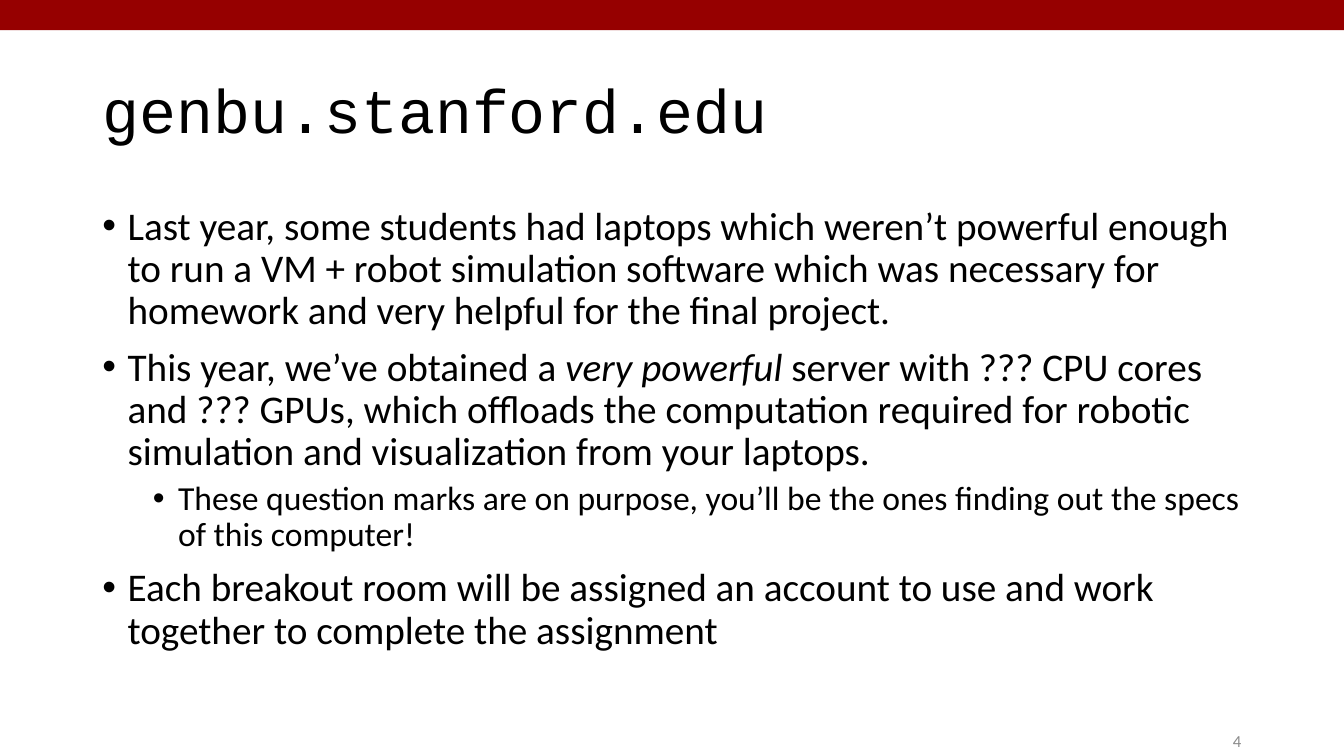
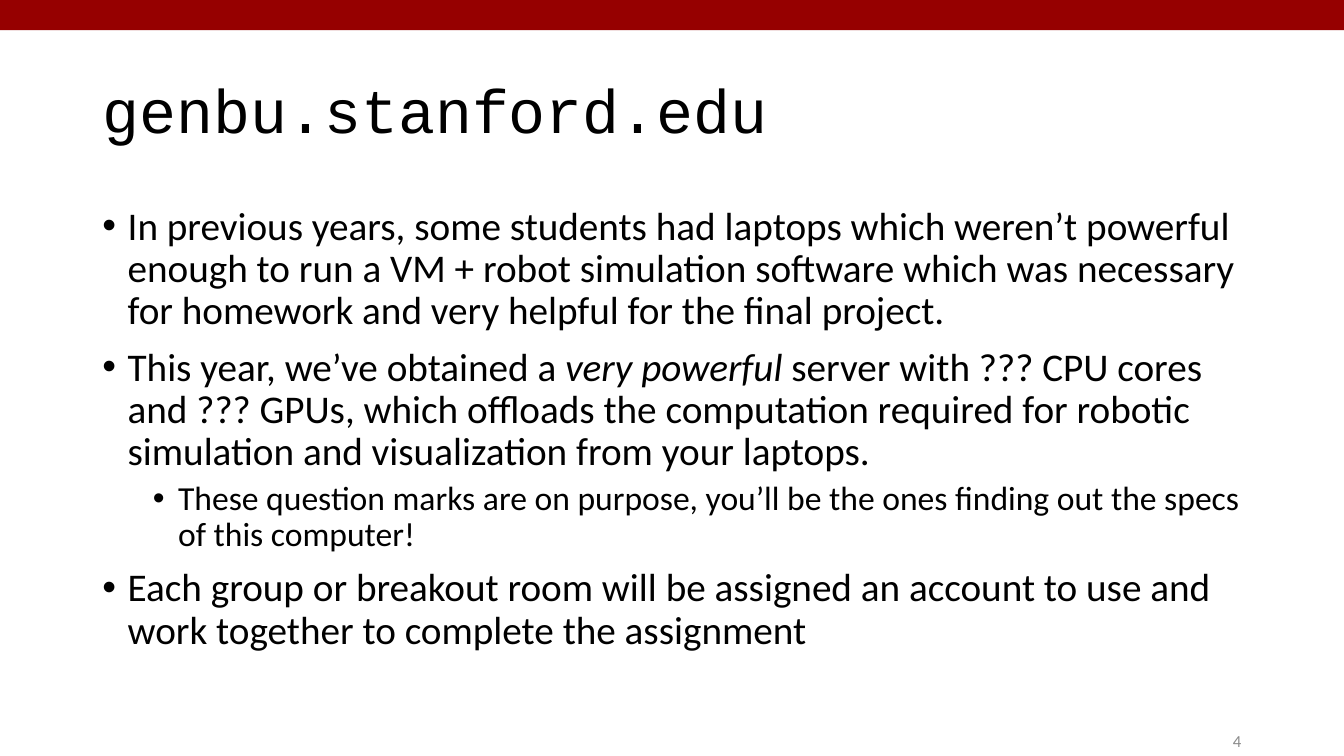
Before and after one commit to pol-francesch/AA274A_SECTIONS, a slide deck: slide 4 of s2/slides/s2.pptx. Drawn at 1344x756 pixels with LibreOffice and Linux fonts; fonts in the diff are those of the drawing. Boxes give left, top, right and bottom in pixels: in the first picture for what was removed or moved away, otherwise in the second. Text is boxed around its words. In the diff, an @@ line names an element or a change of style, - is before the commit and + after.

```diff
--- a/s2/slides/s2.pptx
+++ b/s2/slides/s2.pptx
@@ text at [128, 212, 1234, 331]: text changed @@
-• Last year, some students had laptops which weren’t powerful enough to run a VM + robot simulation software which was necessary for homework and very helpful for the final project.
+• In previous years, some students had laptops which weren’t powerful enough to run a VM + robot simulation software which was necessary for homework and very helpful for the final project.
@@ text at [128, 573, 1210, 651]: text changed @@
-• Each breakout room will be assigned an account to use and work together to complete the assignment
+• Each group or breakout room will be assigned an account to use and work together to complete the assignment
```
Also in this commit, not shown: 1 other slide changed, 1 other file.
